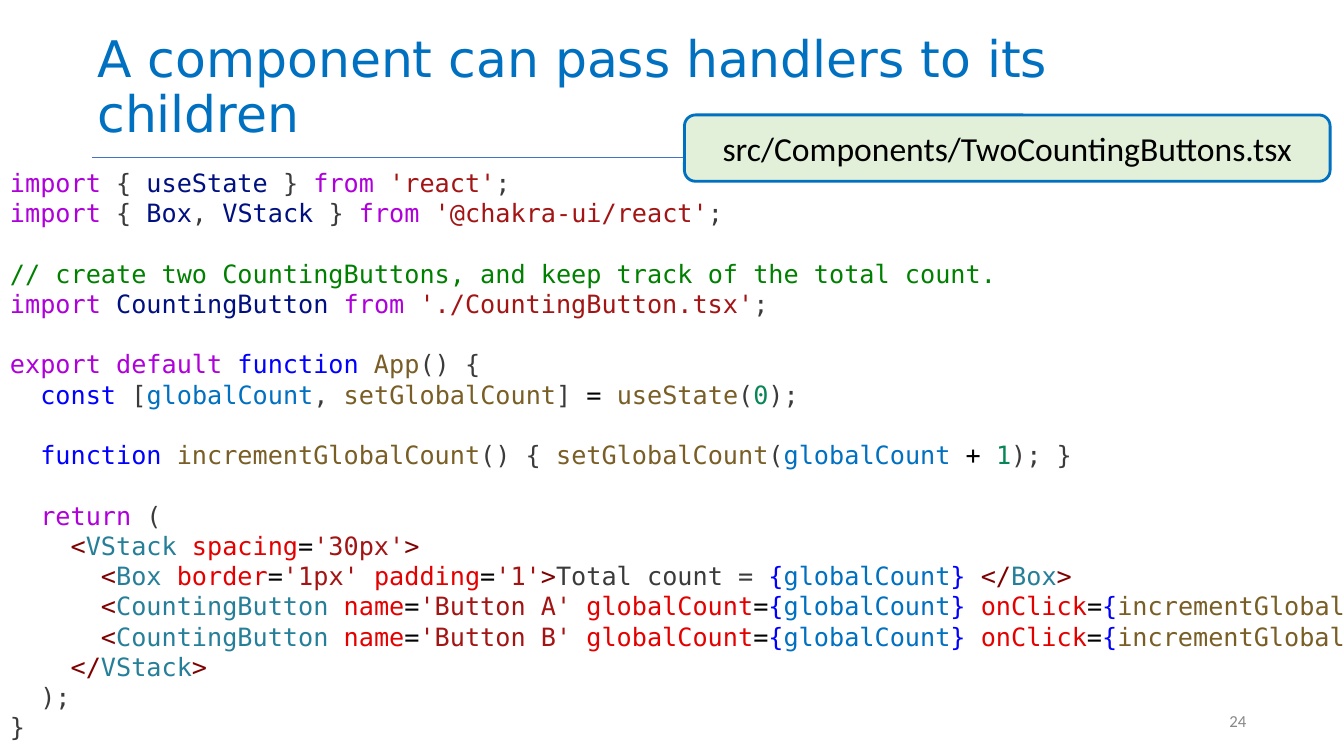
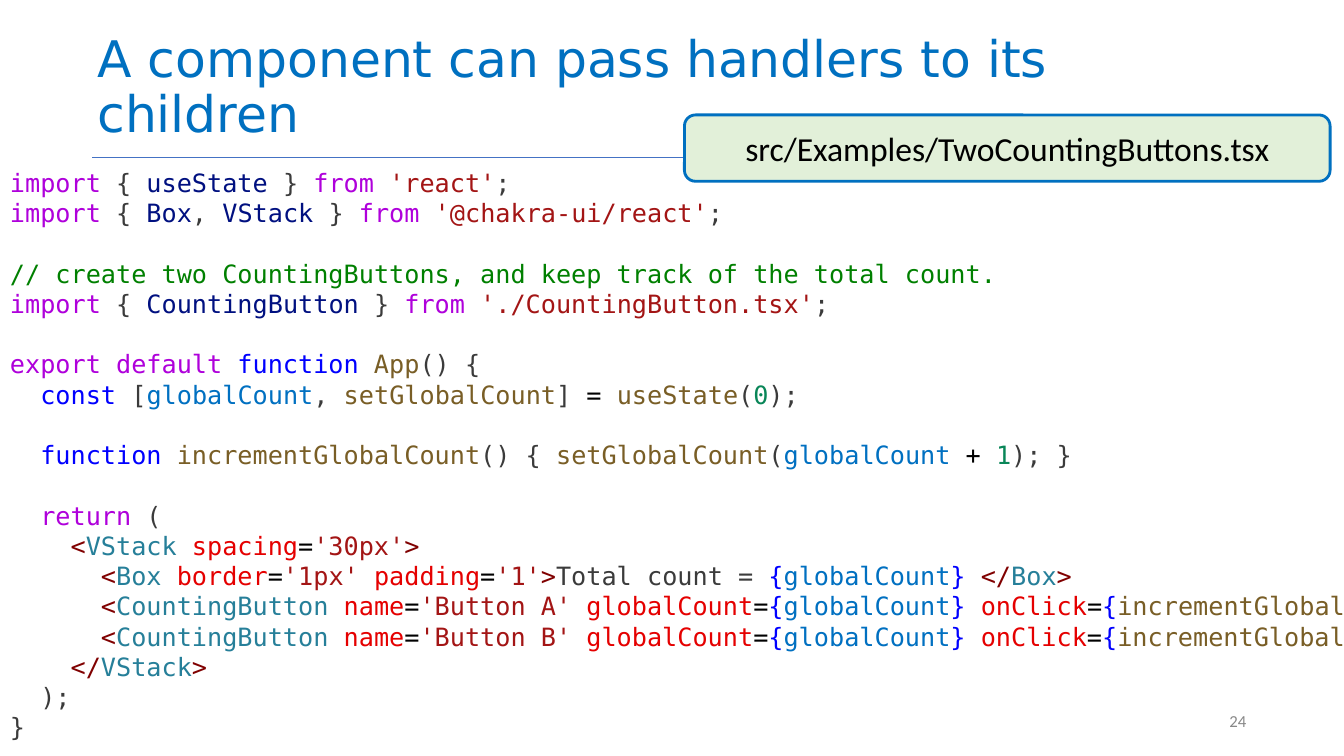
Before and after one commit to neu-se/CS4530-Fall-2026, a slide deck: slide 24 of Slides/Module 05 React Basics.pptx. Drawn at 1344x756 pixels with LibreOffice and Linux fonts; fonts in the diff are those of the drawing. Boxes give left, top, right and bottom in pixels: in the first picture for what was removed or moved away, otherwise in the second. Text is boxed around its words. In the diff, an @@ line names an element or a change of style, - is before the commit and + after.

```diff
--- a/Slides/Module 05 React Basics.pptx
+++ b/Slides/Module 05 React Basics.pptx
@@ text in rounded rectangle at (745, 137, 1269, 167): text changed @@
-src/Components/TwoCountingButtons.tsx
+src/Examples/TwoCountingButtons.tsx
@@ text at (10, 294, 829, 319): text changed @@
-import CountingButton from './CountingButton.tsx';
+import { CountingButton } from './CountingButton.tsx';
```
Also in this commit, not shown: 14 other slides changed, 3 other files.
